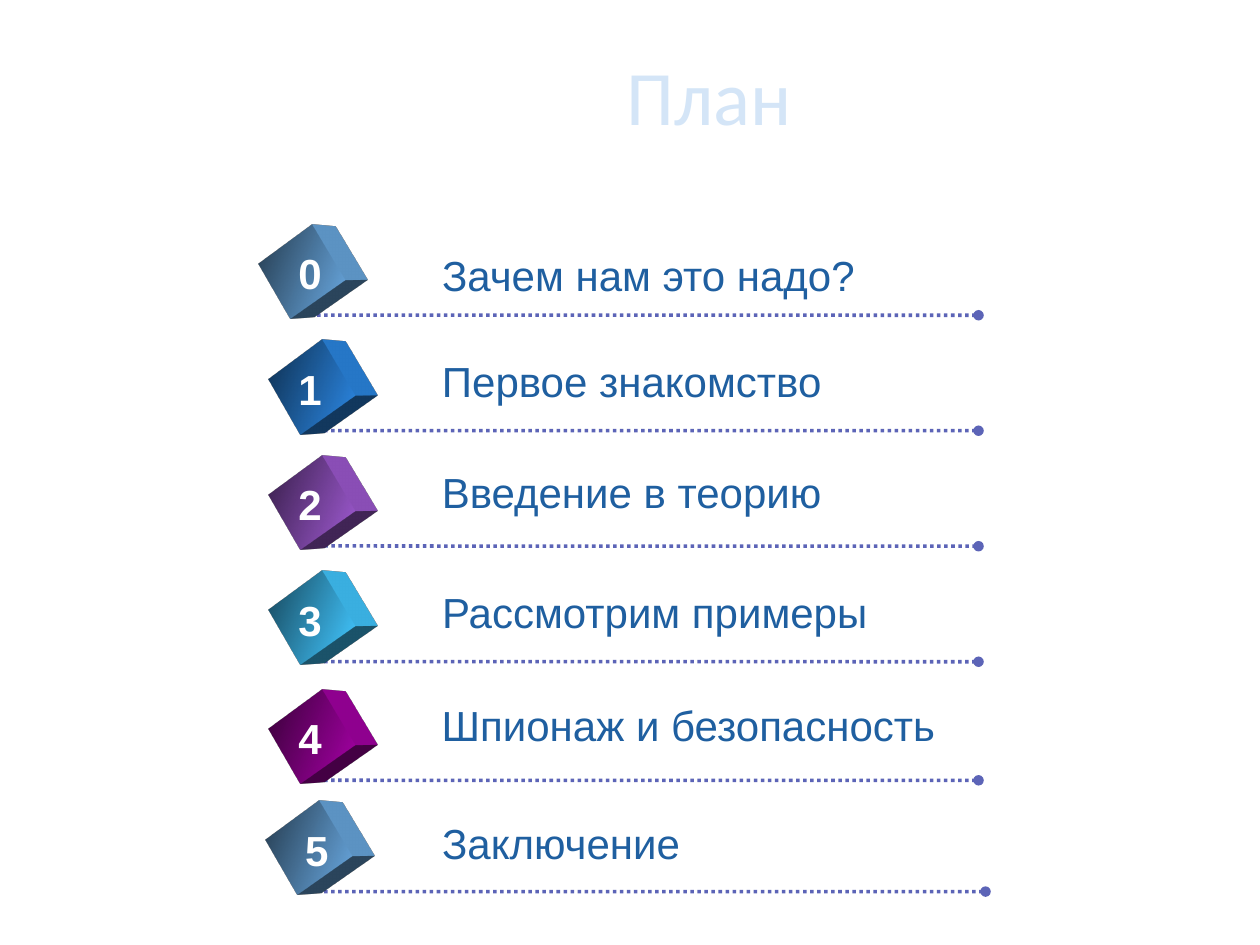
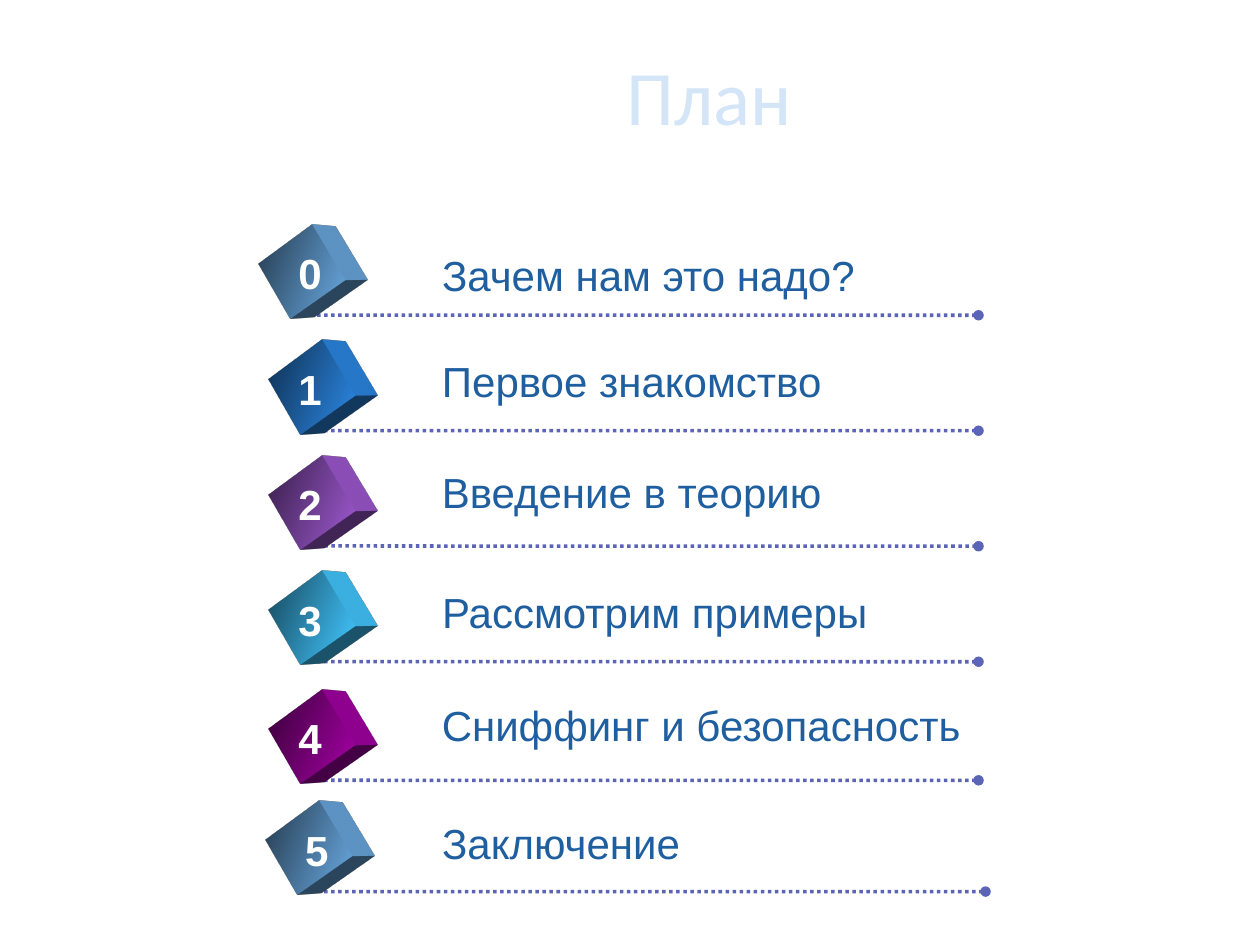
Before and after one commit to SkibaSAY/Doclad_Sniffers, a slide deck: slide 2 of Доклад_Снифферы.pptx. Drawn at 1260x945 pixels with LibreOffice and Linux fonts; fonts in the diff are those of the drawing; background and template pictures are left out. Boxes give left, top, right and bottom in pixels: in the first picture for what was removed or moved away, otherwise in the second. Text is boxed around its words. In the diff, an @@ line names an element or a change of style, - is before the commit and + after.

```diff
--- a/Доклад_Снифферы.pptx
+++ b/Доклад_Снифферы.pptx
@@ text at (442, 710, 960, 749): text changed @@
-Шпионаж и безопасность
+Сниффинг и безопасность
```
Also in this commit, not shown: 3 other slides changed, 5 slides added.
